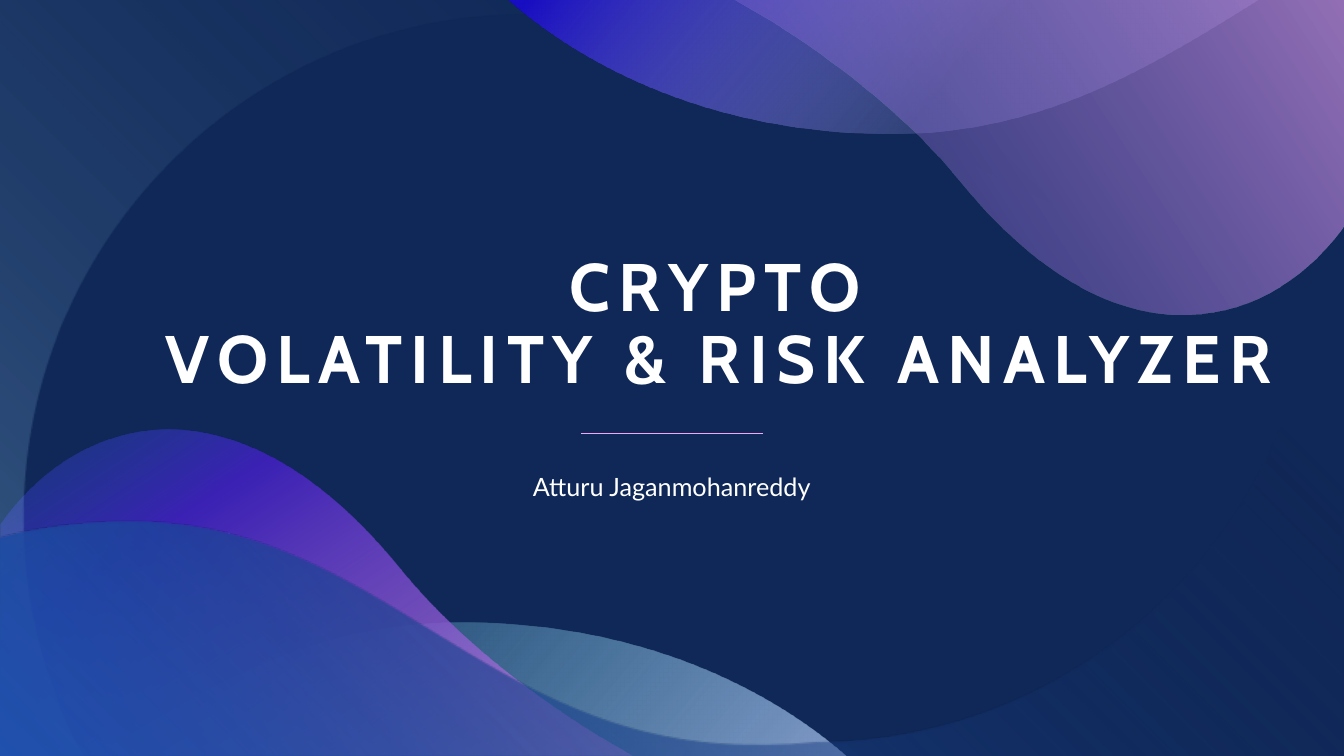
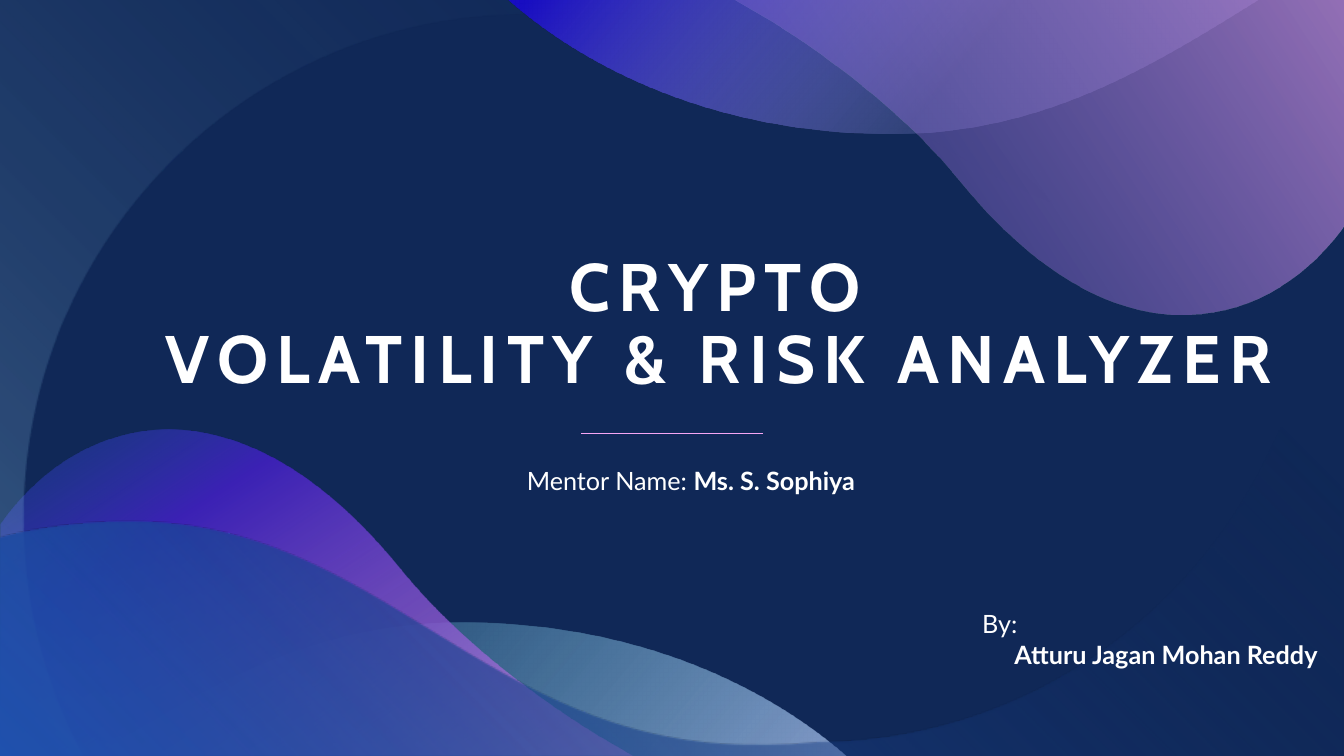
Before and after one commit to jaganmohanreddy1223/Jagan_Crypto_Volatility, a slide deck: slide 1 of CRYPTO.pptx. Drawn at 1344x756 pixels with LibreOffice and Linux fonts; fonts in the diff are those of the drawing. Boxes give left, top, right and bottom in pixels: in the first picture for what was removed or moved away, otherwise in the second. Text is boxed around its words. In the diff, an @@ line names an element or a change of style, - is before the commit and + after.

```diff
--- a/CRYPTO.pptx
+++ b/CRYPTO.pptx
@@ subtitle at [527,471,855,494]: text changed; bold on @@
-Atturu Jaganmohanreddy
+Mentor Name: Ms. S. Sophiya
@@ text added at [982,615,1318,668], 18 pt, text #FFFFFF, bold @@
+By:
+Atturu Jagan Mohan Reddy
```
